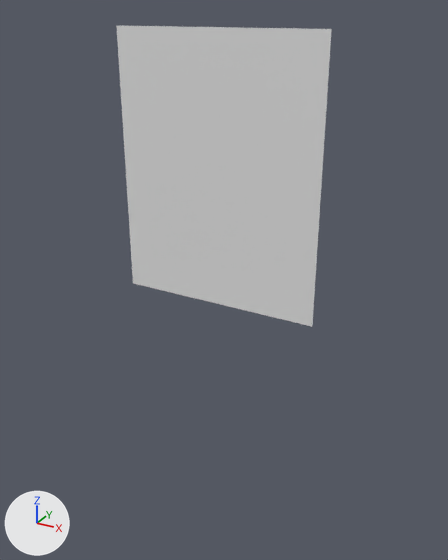
The OBJ model Assets/Tiled2Unity/Meshes/Entrance.obj: old version first, new version second.
Before and after are seen from a 50 mm lens placed at (5.45, -15.22, 0.47), pointed at (-3.13, 0.38, -7.33). Lighting does not change. The marker at lower left points along +X, +Y and +Z. Where no turn or scale is listed for an object, it has been applied to the vertices.

Names of what the first picture shows: 'Entrance'.
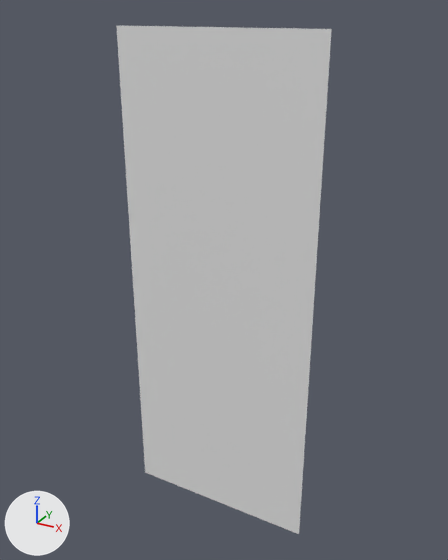
Changed parts and their boxes (x1, y1, x2, y2) in the pictures (448 x 560 px):
'Entrance', reshaped (69% taller)
    before: (117, 26, 332, 326)
    after: (117, 26, 332, 534)
part 1 of me_entrance, added
    after: (133, 284, 312, 534)

Diff of the bpy script that builds the scene:
```diff
--- a/Assets/Tiled2Unity/Meshes/Entrance.obj.py
+++ b/Assets/Tiled2Unity/Meshes/Entrance.obj.py
@@ me_entrance @@
 # used by ob_entrance; location = (0.0, 0.0, 0.0)
-me_entrance.from_pydata(...)  # 2091 vertices, 2000 faces; spans x -6.4..0.0, y 0.0, z -8.0..0.0
+me_entrance.from_pydata(...)  # 4141 vertices, 4000 faces; spans x -6.4..0.0, y 0.0, z -16.0..0.0
+# me_entrance part 1: 2050 vertices added at x -6.4..0.0, y 0.0, z -16.0..-8.16
```
